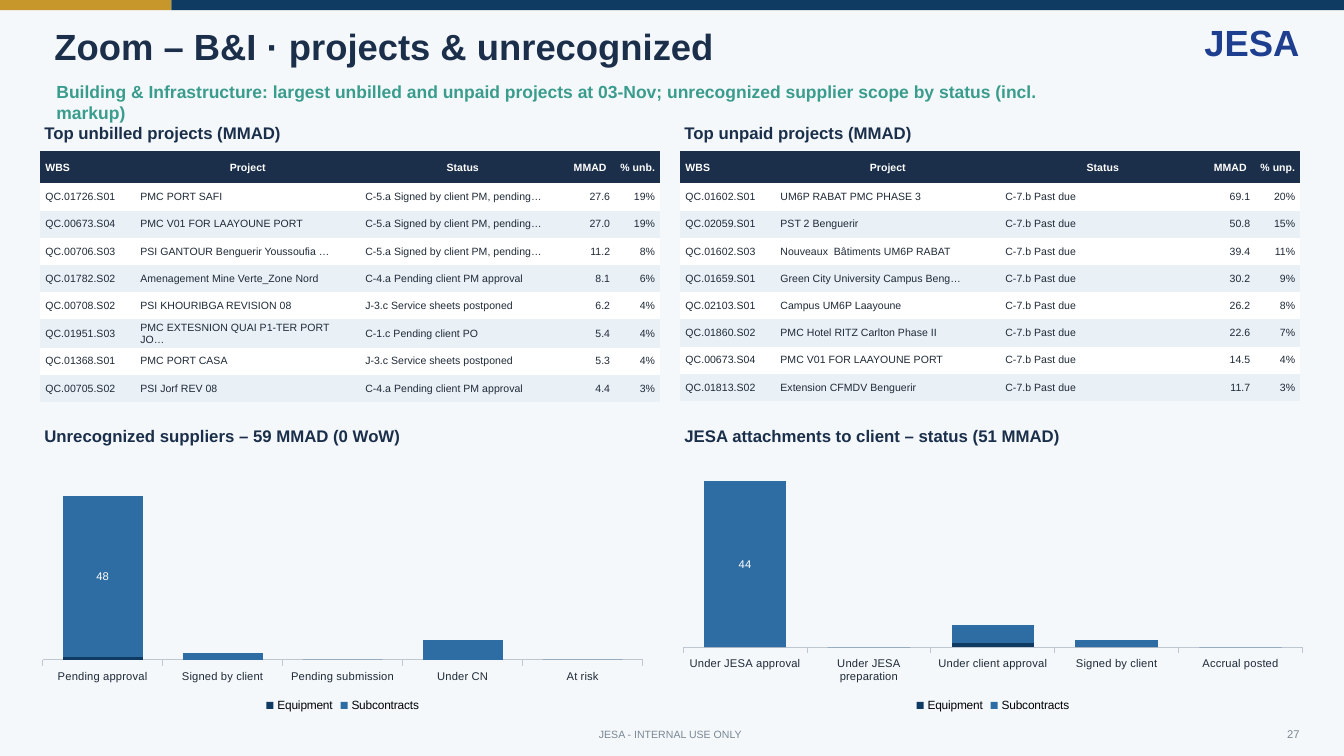
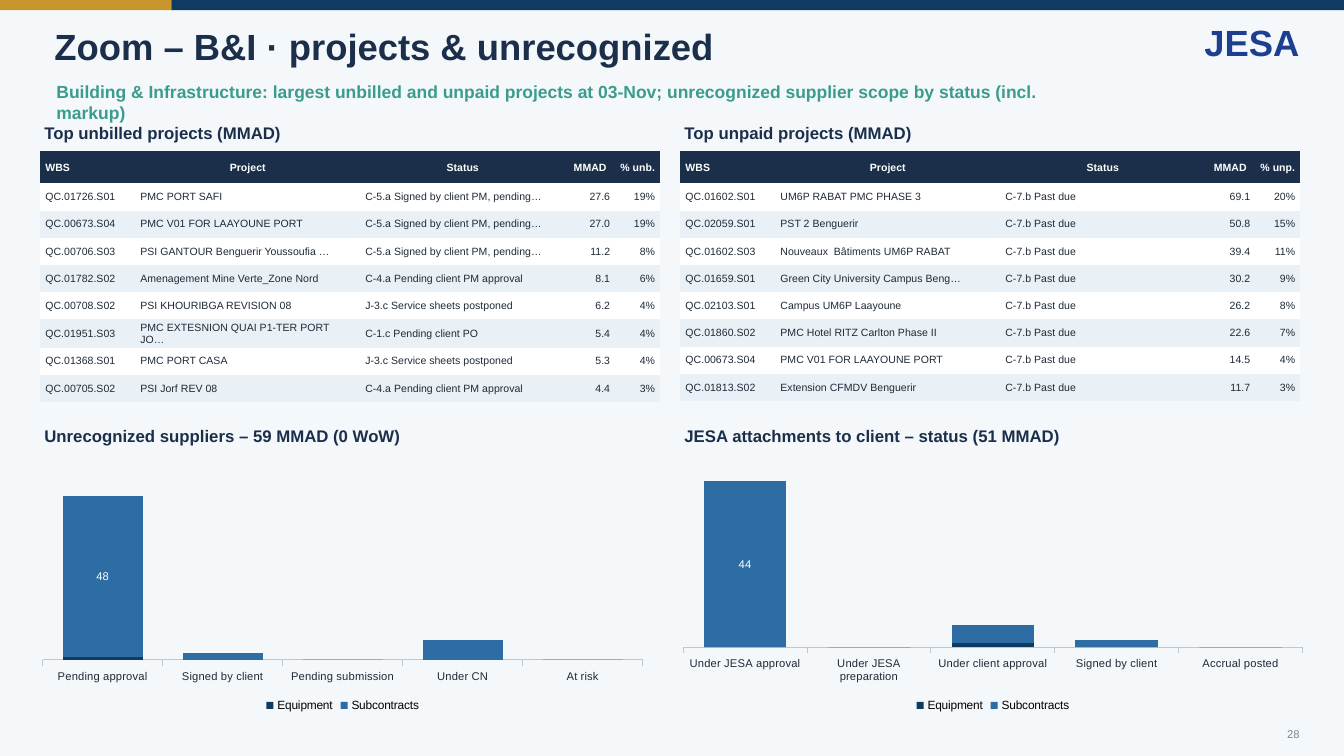
Before and after one commit to cherkaouihassan-art/Skills-Repo, a slide deck: slide 28 of weekly-ar-cash-deck/output/JESA_AR_Cash_Position_Nov_W1_2026-11-04.pptx (slide 27 before the commit). Drawn at 1344x756 pixels with LibreOffice and Linux fonts; fonts in the diff are those of the drawing. Boxes give left, top, right and bottom in pixels: in the first picture for what was removed or moved away, otherwise in the second. Text is boxed around its words. In the diff, an @@ line names an element or a change of style, - is before the commit and + after.

```diff
--- a/weekly-ar-cash-deck/output/JESA_AR_Cash_Position_Nov_W1_2026-11-04.pptx
+++ b/weekly-ar-cash-deck/output/JESA_AR_Cash_Position_Nov_W1_2026-11-04.pptx
@@ text removed at (599, 731, 742, 738) @@
-JESA - INTERNAL USE ONLY
@@ text at (1287, 730, 1299, 738): text changed @@
-27
+28
```
Also in this commit, not shown: 40 other slides changed, 1 slide added, 7 other files.
